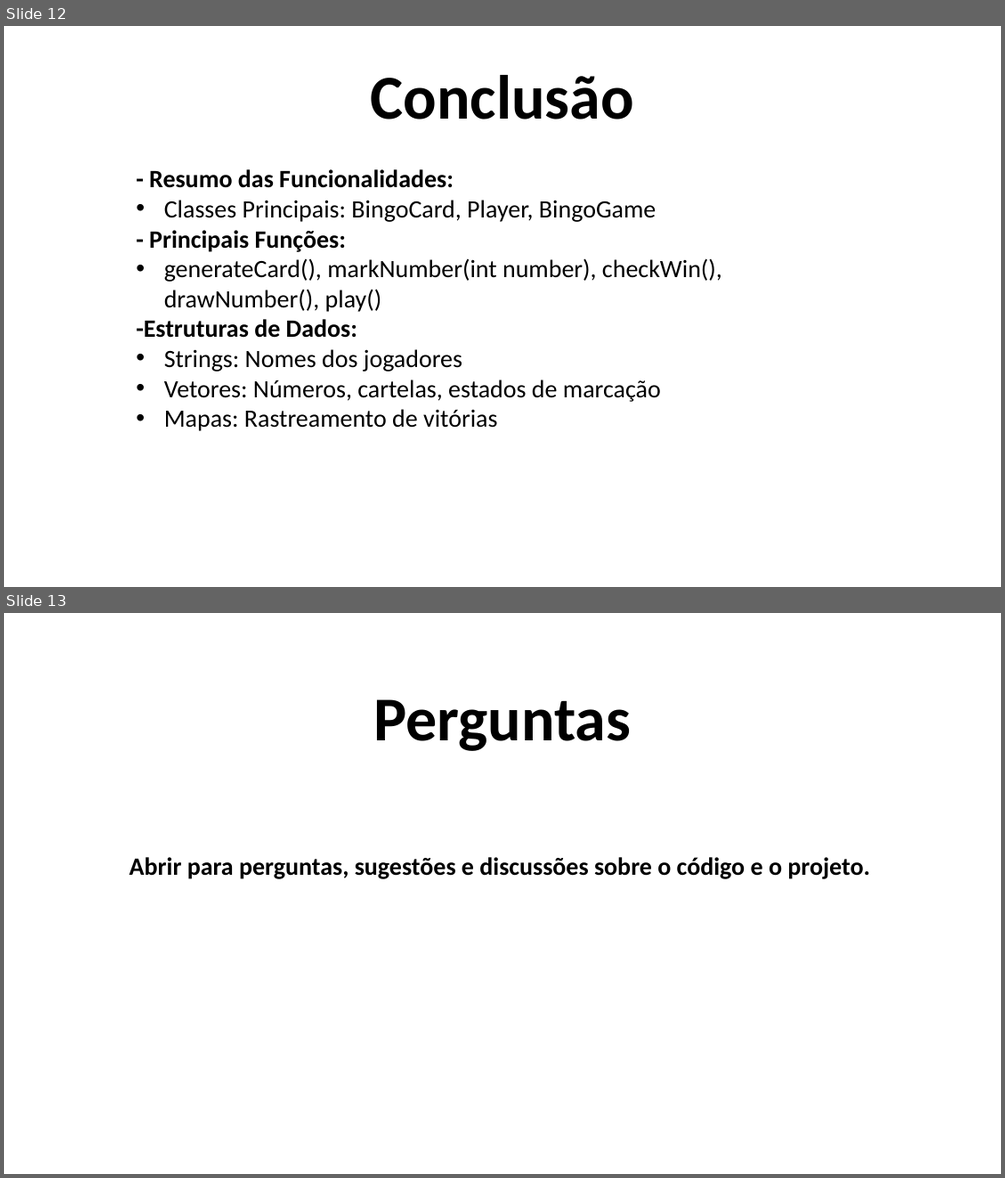
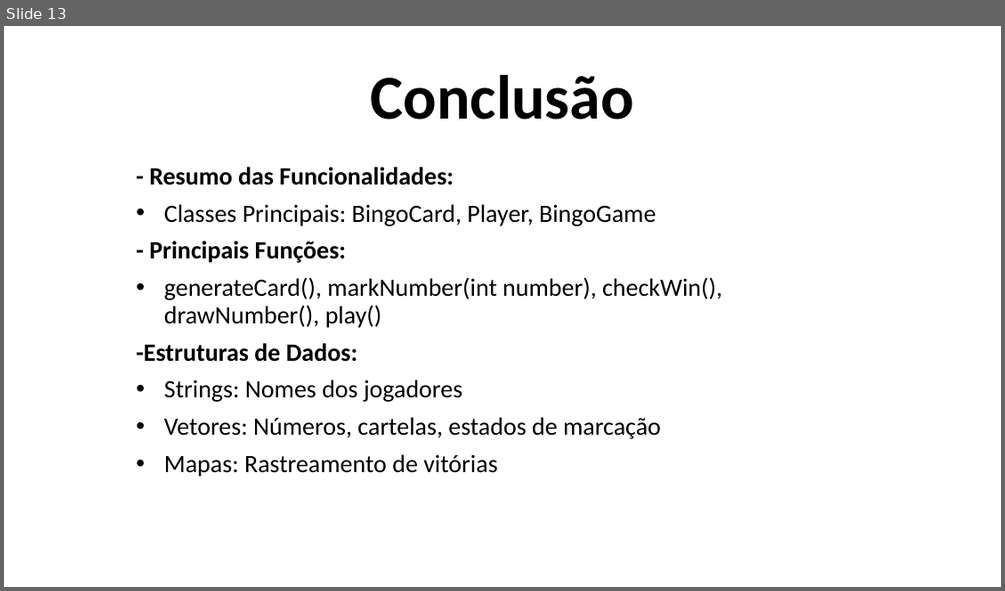
Before and after one commit to 4lur/projeto-final-cpe, a slide deck: bingo/jogo de bingo.pptx. Shown one above the other, each under a label of ours: slides 12 and 13 before the commit, slide 13 after it. The pictures are 1005x1178 and 1005x591 pixels, drawn with LibreOffice and Linux fonts; fonts in the diff are those of the drawing. Boxes give left, top, right and bottom in pixels: in the first picture for what was removed or moved away, otherwise in the second. Text is boxed around its words. In the diff, an @@ line names an element or a change of style, - is before the commit and + after.

```diff
--- a/bingo/jogo de bingo.pptx
+++ b/bingo/jogo de bingo.pptx
@@ slide 13 removed at (4, 613, 1001, 1174), background #FFFFFF @@
@@ title removed at (373, 699, 631, 751) @@
-Perguntas
@@ subtitle removed at (129, 857, 870, 879) @@
-Abrir para perguntas, sugestões e discussões sobre o código e o projeto.
@@ what was slide 12 is now slide 13 @@
@@ slide 13 changed as well @@
@@ subtitle at (149, 167, 722, 476): less space between paragraphs @@
```
Also in this commit, not shown: 11 other slides changed, 2 slides added.
